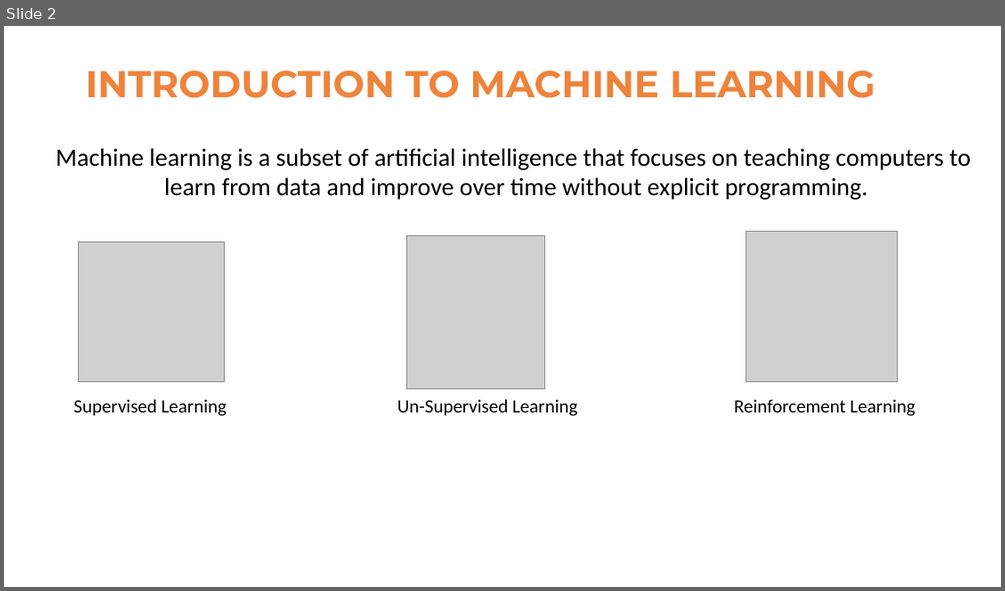
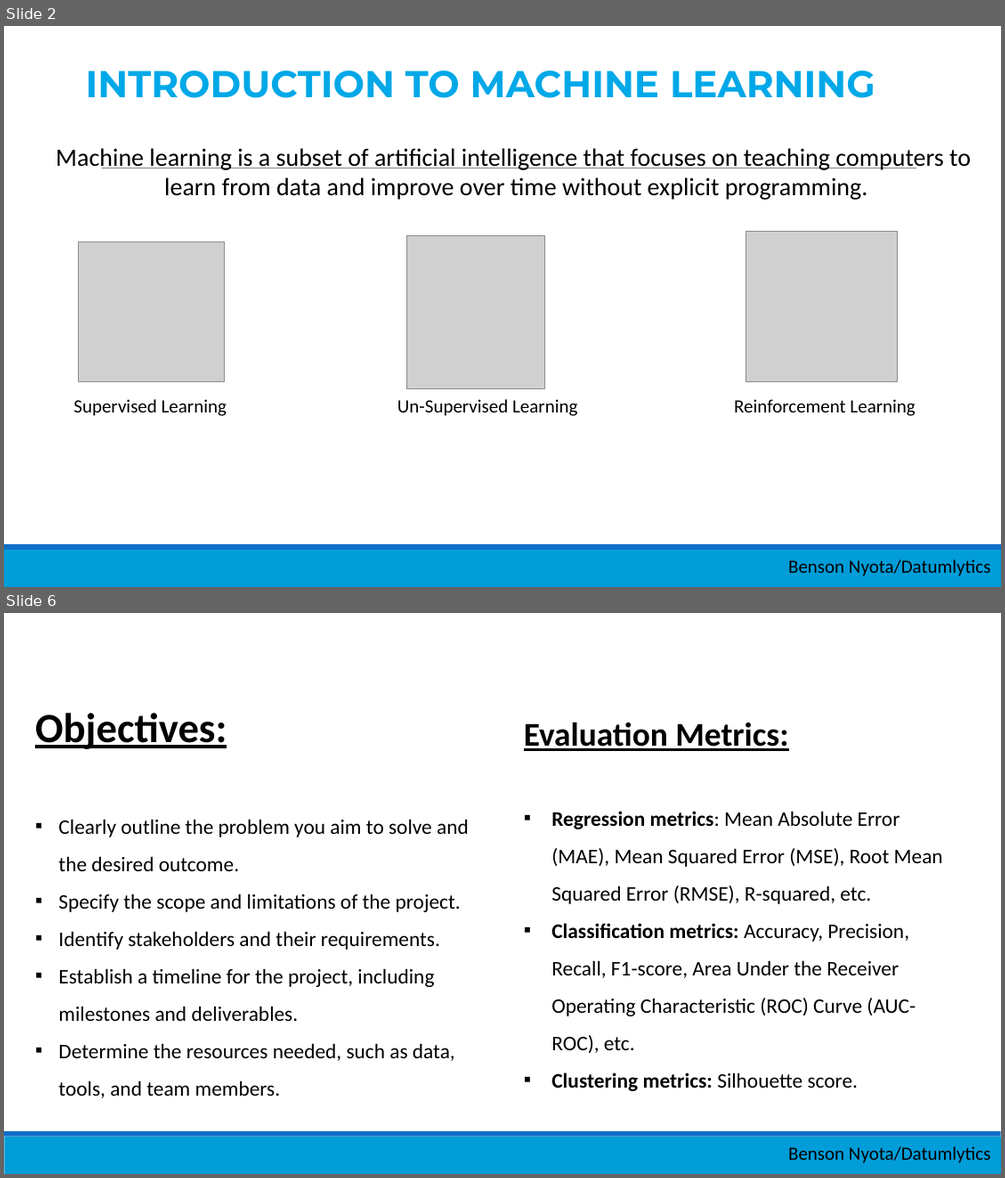
Before and after one commit to Nyotabenson/March24_Resources, a slide deck: 21_Intro... Machine Learning/Introduction_to_ML.pptx. Shown one above the other, each under a label of ours: slide 2 before the commit, slides 2 and 6 after it; the slides between them are not shown. The pictures are 1005x591 and 1005x1178 pixels, drawn with LibreOffice and Linux fonts; fonts in the diff are those of the drawing; grey boxes stand for pictures. Boxes give left, top, right and bottom in pixels: in the first picture for what was removed or moved away, otherwise in the second. Text is boxed around its words. In the diff, an @@ line names an element or a change of style, - is before the commit and + after.

```diff
--- a/21_Intro... Machine Learning/Introduction_to_ML.pptx
+++ b/21_Intro... Machine Learning/Introduction_to_ML.pptx
@@ slide 6 added at [4, 613, 1001, 1174], background #FFFFFF; not listed: 2 template elements that a slide beside it also shows @@
@@ text added at [35, 713, 469, 1098], 20 pt, text #000000 @@
+Objectives:
+▪ Clearly outline the problem you aim to solve and the desired outcome.
+▪ Specify the scope and limitations of the project.
+▪ Identify stakeholders and their requirements.
+▪ Establish a timeline for the project, including milestones and deliverables.
+▪ Determine the resources needed, such as data, tools, and team members.
@@ text added at [524, 722, 943, 1091], 20 pt, text #000000 @@
+Evaluation Metrics:
+▪ Regression metrics: Mean Absolute Error (MAE), Mean Squared Error (MSE), Root Mean Squared Error (RMSE), R-squared, etc.
+▪ Classification metrics: Accuracy, Precision, Recall, F1-score, Area Under the Receiver Operating Characteristic (ROC) Curve (AUC-ROC), etc.
+▪ Clustering metrics: Silhouette score.
@@ text added at [788, 1146, 991, 1163], 18 pt, text #000000 @@
+Benson Nyota/Datumlytics
@@ slide 2 changed as well @@
@@ text "INTRODUCTION TO MACHINE LEARNING" at [86, 70, 875, 98]: text colour gradient #FF0000 to #EE843B to #9E480E to gradient #FF0000 to #00A8E8 to #005E82, letter outline #B5D2EC 0.75 pt to #83BFF6 0.75 pt @@
@@ line added from (102, 168) to (917, 168), #808080 0.5 pt @@
@@ rectangle added at [4, 549, 1001, 587], fill #009DD9 @@
@@ rectangle added at [4, 544, 1001, 549], fill #0F6FC6 @@
@@ text added at [788, 559, 991, 576], 18 pt, text #000000 @@
+Benson Nyota/Datumlytics
```
Also in this commit, not shown: 5 other slides changed, 8 other slides added, 6 slides removed, 3 other files.
